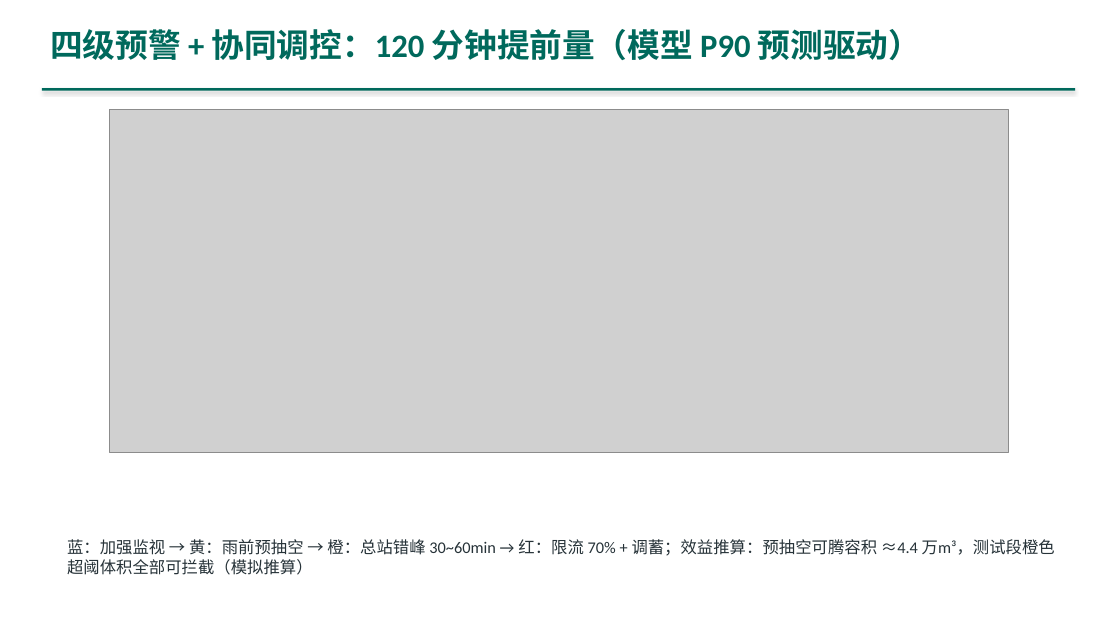
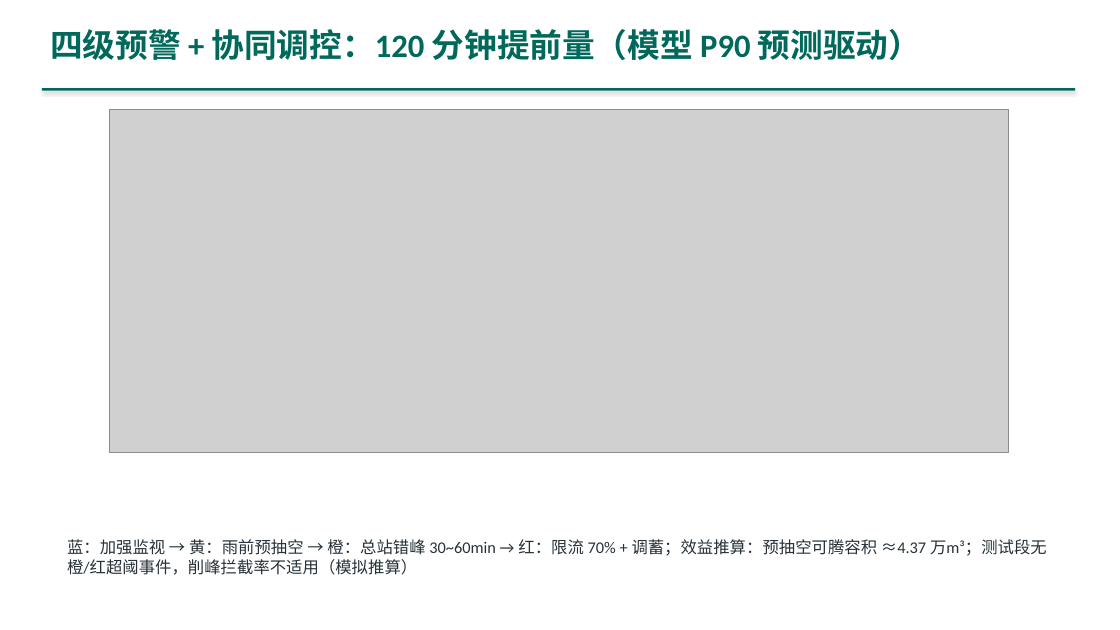
Before and after one commit to dao-genesis/meec8-topic7-showcase, a slide deck: slide 16 of downloads/演示PPT_主题七.pptx. Drawn at 1120x630 pixels with LibreOffice and Linux fonts; fonts in the diff are those of the drawing; grey boxes stand for pictures. Boxes give left, top, right and bottom in pixels: in the first picture for what was removed or moved away, otherwise in the second. Text is boxed around its words. In the diff, an @@ line names an element or a change of style, - is before the commit and + after.

```diff
--- a/downloads/演示PPT_主题七.pptx
+++ b/downloads/演示PPT_主题七.pptx
@@ text at <box>67,539,1047,575</box>: text changed @@
-蓝：加强监视 → 黄：雨前预抽空 → 橙：总站错峰 30~60min → 红：限流 70% + 调蓄；效益推算：预抽空可腾容积 ≈4.4 万m³，测试段橙色超阈体积全部可拦截（模拟推算）
+蓝：加强监视 → 黄：雨前预抽空 → 橙：总站错峰 30~60min → 红：限流 70% + 调蓄；效益推算：预抽空可腾容积 ≈4.37 万m³；测试段无橙/红超阈事件，削峰拦截率不适用（模拟推算）
```
Also in this commit, not shown: 14 other slides changed, 2 slides added, 47 other files.
